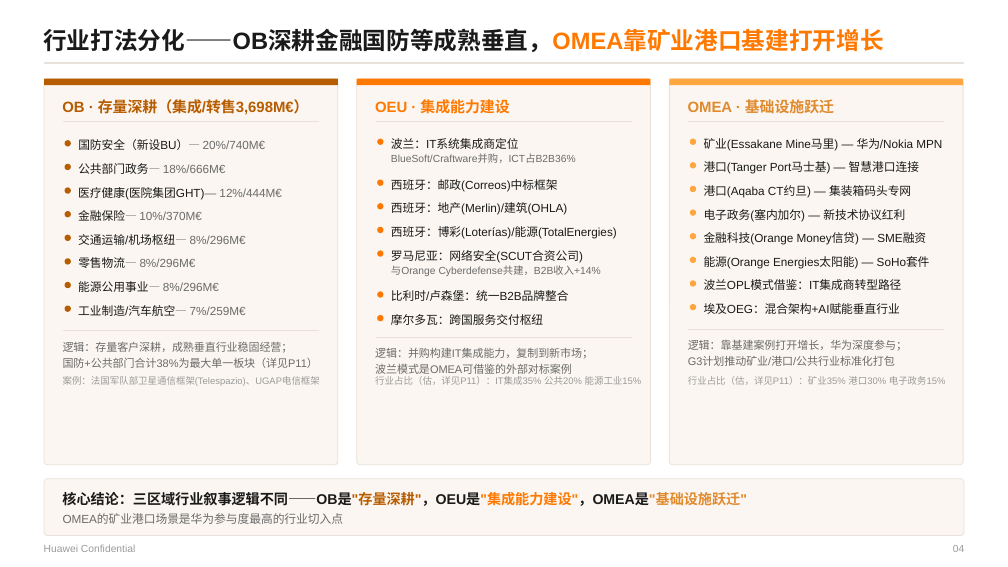
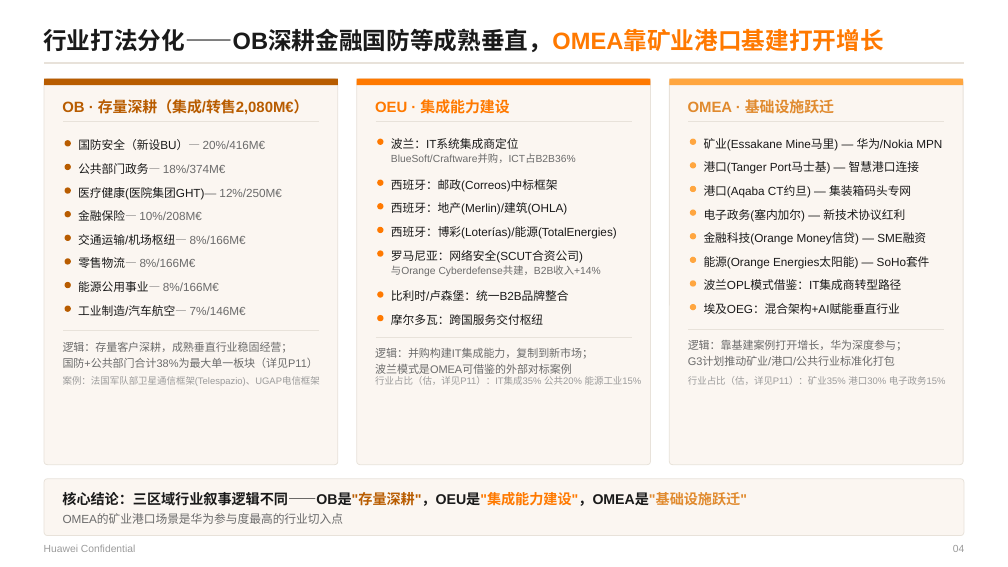
Before and after one commit to Chaoding1215/Claude, a slide deck: slide 4 of reference/Orange Business 三大区域B2B业务洞察 20260703.pptx. Drawn at 1008x567 pixels with LibreOffice and Linux fonts; fonts in the diff are those of the drawing. Boxes give left, top, right and bottom in pixels: in the first picture for what was removed or moved away, otherwise in the second. Text is boxed around its words. In the diff, an @@ line names an element or a change of style, - is before the commit and + after.

```diff
--- a/reference/Orange Business 三大区域B2B业务洞察 20260703.pptx
+++ b/reference/Orange Business 三大区域B2B业务洞察 20260703.pptx
@@ text at bbox=[62, 99, 309, 115]: text changed @@
-OB · 存量深耕（集成/转售3,698M€）
+OB · 存量深耕（集成/转售2,080M€）
@@ text at bbox=[78, 139, 266, 150]: text changed @@
-国防安全（新设BU）— 20%/740M€
+国防安全（新设BU）— 20%/416M€
@@ text at bbox=[78, 163, 226, 174]: text changed @@
-公共部门政务— 18%/666M€
+公共部门政务— 18%/374M€
@@ text at bbox=[78, 187, 282, 200]: text changed @@
-医疗健康(医院集团GHT)— 12%/444M€
+医疗健康(医院集团GHT)— 12%/250M€
@@ text at bbox=[78, 234, 246, 245]: text changed @@
-交通运输/机场枢纽— 8%/296M€
+交通运输/机场枢纽— 8%/166M€
@@ text at bbox=[78, 210, 202, 221]: text changed @@
-金融保险— 10%/370M€
+金融保险— 10%/208M€
@@ text at bbox=[78, 257, 196, 268]: text changed @@
-零售物流— 8%/296M€
+零售物流— 8%/166M€
@@ text at bbox=[78, 281, 219, 292]: text changed @@
-能源公用事业— 8%/296M€
+能源公用事业— 8%/166M€
@@ text at bbox=[78, 305, 246, 316]: text changed @@
-工业制造/汽车航空— 7%/259M€
+工业制造/汽车航空— 7%/146M€
```
Also in this commit, not shown: 4 other slides changed, 1 other file.
